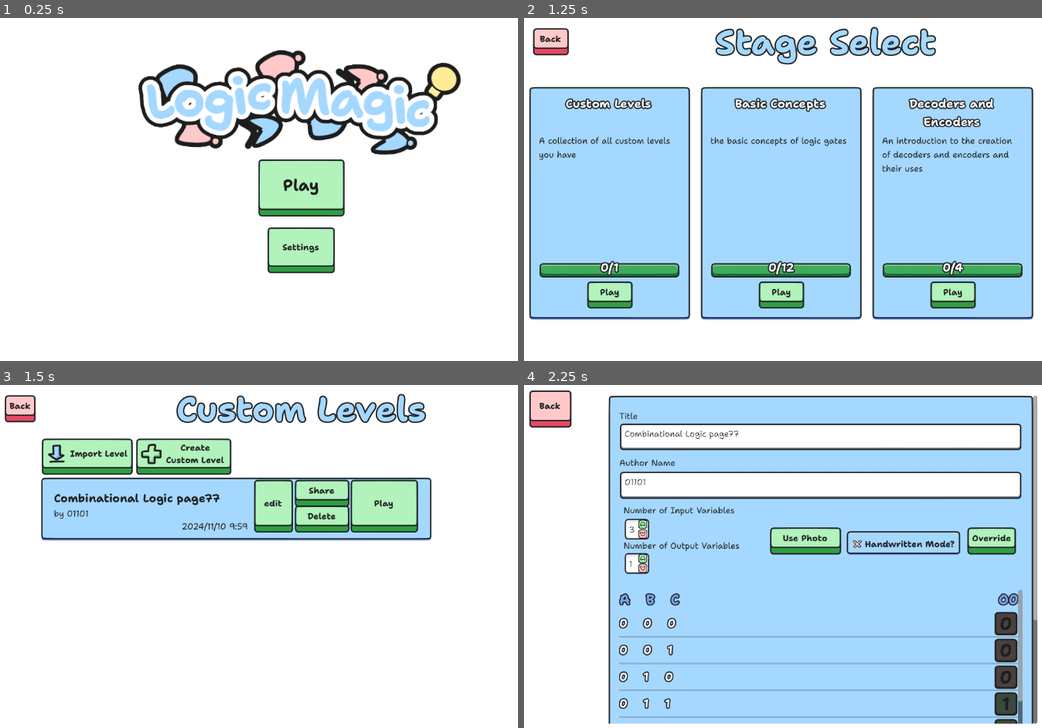
Above: before the commit, frames 1-4 (two rows, left to right).
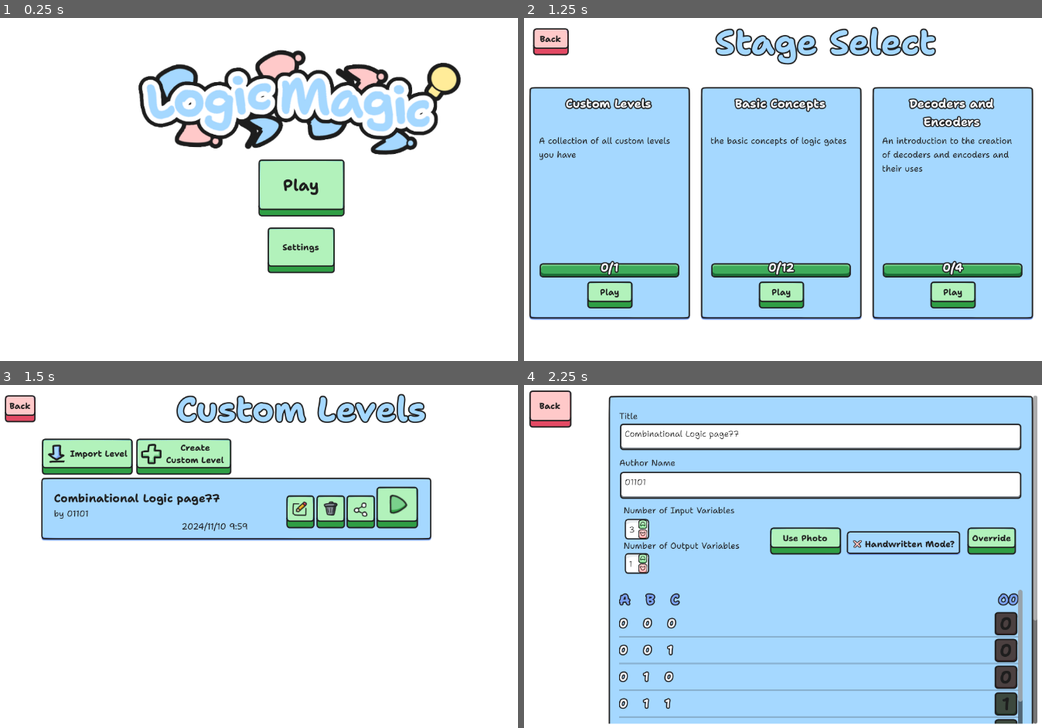
Above: after the commit, the same moments.

Repository: sininen-blue/logic-gate-tesseract
Game: Godot game, scene res://ui/title_page.tscn
Same seed, same stepped clock (60 frames per second), same inputs: the game is played once before the commit and once after it.
Inputs (mouse positions are in pixels of both pictures, inside the frame that each line leads up to; where the layout moved, square brackets give the same spot in the first picture):
- Up to frame 1 (0.25 s): no input
- Up to frame 2 (1.25 s): click "Play" at 0.5 s
- Up to frame 3 (1.5 s): click "Play" at 1.25 s
- Up to frame 4 (2.25 s): click (824, 511) [798, 505] at 2 s

Frames 1-2 are identical in both runs. In frame 3, 3.9% of the frame differs, in the area x 48-81%, y 27-44%; in frame 4, nothing differs.

Commit message:
updated cutom level select with icons

Diff:
--- a/ui/TutorialDemos/and_or_demo.tscn
+++ b/ui/TutorialDemos/and_or_demo.tscn
@@ -4,6 +4,106 @@
 [ext_resource type="PackedScene" uid="uid://psym6w7moids" path="res://simulation/gate.tscn" id="1_d1cdd"]
 [ext_resource type="Theme" uid="uid://c037ts28mkfoy" path="res://ui/themes/Bold.tres" id="3_0lprm"]
 [ext_resource type="Theme" uid="uid://dh7cgp4wswxi3" path="res://ui/themes/lessBold.tres" id="4_vj6ry"]
+
+[sub_resource type="Animation" id="Animation_y7jyf"]
+length = 0.001
+loop_mode = 1
+tracks/0/type = "value"
+tracks/0/imported = false
+tracks/0/enabled = true
+tracks/0/path = NodePath("AndGate/Input:value")
+tracks/0/interp = 1
+tracks/0/loop_wrap = true
+tracks/0/keys = {
+"times": PackedFloat32Array(0),
+"transitions": PackedFloat32Array(1),
+"update": 1,
+"values": [2]
+}
+tracks/1/type = "value"
+tracks/1/imported = false
+tracks/1/enabled = true
+tracks/1/path = NodePath("AndGate/Input2:value")
+tracks/1/interp = 1
+tracks/1/loop_wrap = true
+tracks/1/keys = {
+"times": PackedFloat32Array(0),
+"transitions": PackedFloat32Array(1),
+"update": 1,
+"values": [2]
+}
+tracks/2/type = "value"
+tracks/2/imported = false
+tracks/2/enabled = true
+tracks/2/path = NodePath("AndGate/And:value")
+tracks/2/interp = 1
+tracks/2/loop_wrap = true
+tracks/2/keys = {
+"times": PackedFloat32Array(0),
+"transitions": PackedFloat32Array(1),
+"update": 1,
+"values": [2]
+}
+tracks/3/type = "value"
+tracks/3/imported = false
+tracks/3/enabled = true
+tracks/3/path = NodePath("AndGate/Output:value")
+tracks/3/interp = 1
+tracks/3/loop_wrap = true
+tracks/3/keys = {
+"times": PackedFloat32Array(0),
+"transitions": PackedFloat32Array(1),
+"update": 1,
+"values": [2]
+}
+tracks/4/type = "value"
+tracks/4/imported = false
+tracks/4/enabled = true
+tracks/4/path = NodePath("OrGate/Or:value")
+tracks/4/interp = 1
+tracks/4/loop_wrap = true
+tracks/4/keys = {
+"times": PackedFloat32Array(0),
+"transitions": PackedFloat32Array(1),
+"update": 1,
+"values": [2]
+}
+tracks/5/type = "value"
+tracks/5/imported = false
+tracks/5/enabled = true
+tracks/5/path = NodePath("OrGate/Input:value")
+tracks/5/interp = 1
+tracks/5/loop_wrap = true
+tracks/5/keys = {
+"times": PackedFloat32Array(0),
+"transitions": PackedFloat32Array(1),
+"update": 1,
+"values": [2]
+}
+tracks/6/type = "value"
+tracks/6/imported = false
+tracks/6/enabled = true
+tracks/6/path = NodePath("OrGate/Input2:value")
+tracks/6/interp = 1
+tracks/6/loop_wrap = true
+tracks/6/keys = {
+"times": PackedFloat32Array(0),
+"transitions": PackedFloat32Array(1),
+"update": 1,
+"values": [2]
+}
+tracks/7/type = "value"
+tracks/7/imported = false
+tracks/7/enabled = true
+tracks/7/path = NodePath("OrGate/Output:value")
+tracks/7/interp = 1
+tracks/7/loop_wrap = true
+tracks/7/keys = {
+"times": PackedFloat32Array(0),
+"transitions": PackedFloat32Array(1),
+"update": 1,
+"values": [2]
+}
 
 [sub_resource type="Animation" id="Animation_814bu"]
 resource_name = "demo"
@@ -105,106 +205,6 @@
 "transitions": PackedFloat32Array(1, 1, 1),
 "update": 1,
 "values": [0, 1, 1]
-}
-
-[sub_resource type="Animation" id="Animation_y7jyf"]
-length = 0.001
-loop_mode = 1
-tracks/0/type = "value"
-tracks/0/imported = false
-tracks/0/enabled = true
-tracks/0/path = NodePath("AndGate/Input:value")
-tracks/0/interp = 1
-tracks/0/loop_wrap = true
-tracks/0/keys = {
-"times": PackedFloat32Array(0),
-"transitions": PackedFloat32Array(1),
-"update": 1,
-"values": [2]
-}
-tracks/1/type = "value"
-tracks/1/imported = false
-tracks/1/enabled = true
-tracks/1/path = NodePath("AndGate/Input2:value")
-tracks/1/interp = 1
-tracks/1/loop_wrap = true
-tracks/1/keys = {
-"times": PackedFloat32Array(0),
-"transitions": PackedFloat32Array(1),
-"update": 1,
-"values": [2]
-}
-tracks/2/type = "value"
-tracks/2/imported = false
-tracks/2/enabled = true
-tracks/2/path = NodePath("AndGate/And:value")
-tracks/2/interp = 1
-tracks/2/loop_wrap = true
-tracks/2/keys = {
-"times": PackedFloat32Array(0),
-"transitions": PackedFloat32Array(1),
-"update": 1,
-"values": [2]
-}
-tracks/3/type = "value"
-tracks/3/imported = false
-tracks/3/enabled = true
-tracks/3/path = NodePath("AndGate/Output:value")
-tracks/3/interp = 1
-tracks/3/loop_wrap = true
-tracks/3/keys = {
-"times": PackedFloat32Array(0),
-"transitions": PackedFloat32Array(1),
-"update": 1,
-"values": [2]
-}
-tracks/4/type = "value"
-tracks/4/imported = false
-tracks/4/enabled = true
-tracks/4/path = NodePath("OrGate/Or:value")
-tracks/4/interp = 1
-tracks/4/loop_wrap = true
-tracks/4/keys = {
-"times": PackedFloat32Array(0),
-"transitions": PackedFloat32Array(1),
-"update": 1,
-"values": [2]
-}
-tracks/5/type = "value"
-tracks/5/imported = false
-tracks/5/enabled = true
-tracks/5/path = NodePath("OrGate/Input:value")
-tracks/5/interp = 1
-tracks/5/loop_wrap = true
-tracks/5/keys = {
-"times": PackedFloat32Array(0),
-"transitions": PackedFloat32Array(1),
-"update": 1,
-"values": [2]
-}
-tracks/6/type = "value"
-tracks/6/imported = false
-tracks/6/enabled = true
-tracks/6/path = NodePath("OrGate/Input2:value")
-tracks/6/interp = 1
-tracks/6/loop_wrap = true
-tracks/6/keys = {
-"times": PackedFloat32Array(0),
-"transitions": PackedFloat32Array(1),
-"update": 1,
-"values": [2]
-}
-tracks/7/type = "value"
-tracks/7/imported = false
-tracks/7/enabled = true
-tracks/7/path = NodePath("OrGate/Output:value")
-tracks/7/interp = 1
-tracks/7/loop_wrap = true
-tracks/7/keys = {
-"times": PackedFloat32Array(0),
-"transitions": PackedFloat32Array(1),
-"update": 1,
-"values": [2]
 }
 
 [sub_resource type="AnimationLibrary" id="AnimationLibrary_hrbh6"]
--- a/ui/custom_levels/custom_stage_panel.tscn
+++ b/ui/custom_levels/custom_stage_panel.tscn
@@ -1,7 +1,11 @@
-[gd_scene load_steps=3 format=3 uid="uid://le7ov2wv1ds0"]
+[gd_scene load_steps=7 format=3 uid="uid://le7ov2wv1ds0"]
 
 [ext_resource type="Script" path="res://ui/custom_levels/custom_stage_panel.gd" id="1_13h3g"]
 [ext_resource type="FontFile" uid="uid://d3ya2ni4d4nbf" path="res://assets/UI/font/Static/Shantell_Sans-Normal-Bold.otf" id="3_1uq0p"]
+[ext_resource type="Texture2D" uid="uid://dcaepi8xstsoo" path="res://assets/UI/icons/edit.png" id="3_qp8u6"]
+[ext_resource type="Texture2D" uid="uid://bb7i5b8y202hv" path="res://assets/UI/icons/play.png" id="4_ig3jc"]
+[ext_resource type="Texture2D" uid="uid://cermd6etki4u7" path="res://assets/UI/icons/share.png" id="5_cbikw"]
+[ext_resource type="Texture2D" uid="uid://35h1fdqv3232" path="res://assets/UI/icons/trash.png" id="6_whibi"]
 
 [node name="CustomStagePanel" type="Panel"]
 custom_minimum_size = Vector2(728, 123)
@@ -45,11 +49,13 @@
 
 [node name="EditButton" type="Button" parent="."]
 layout_mode = 0
-offset_left = 396.0
-offset_top = 3.0
-offset_right = 471.0
-offset_bottom = 104.0
-text = "edit"
+offset_left = 456.0
+offset_top = 32.0
+offset_right = 511.0
+offset_bottom = 96.0
+icon = ExtResource("3_qp8u6")
+icon_alignment = 1
+expand_icon = true
 
 [node name="PlayButton" type="Button" parent="."]
 layout_mode = 1
@@ -58,13 +64,15 @@
 anchor_top = 0.5
 anchor_right = 1.0
 anchor_bottom = 0.5
-offset_left = -152.0
-offset_top = -58.5
+offset_left = -104.0
+offset_top = -45.5
 offset_right = -24.0
-offset_bottom = 42.5
+offset_bottom = 34.5
 grow_horizontal = 0
 grow_vertical = 2
-text = "Play"
+icon = ExtResource("4_ig3jc")
+icon_alignment = 1
+expand_icon = true
 
 [node name="ShareButton" type="Button" parent="."]
 layout_mode = 1
@@ -73,13 +81,15 @@
 anchor_top = 0.5
 anchor_right = 1.0
 anchor_bottom = 0.5
-offset_left = -256.0
-offset_top = -58.5
-offset_right = -152.0
-offset_bottom = -5.5
+offset_left = -160.0
+offset_top = -29.5
+offset_right = -104.0
+offset_bottom = 34.5
 grow_horizontal = 0
 grow_vertical = 2
-text = "Share"
+icon = ExtResource("5_cbikw")
+icon_alignment = 1
+expand_icon = true
 
 [node name="DeleteButton" type="Button" parent="."]
 layout_mode = 1
@@ -88,13 +98,15 @@
 anchor_top = 0.5
 anchor_right = 1.0
 anchor_bottom = 0.5
-offset_left = -256.0
-offset_top = -10.5
-offset_right = -152.0
-offset_bottom = 42.5
+offset_left = -216.0
+offset_top = -29.5
+offset_right = -160.0
+offset_bottom = 34.5
 grow_horizontal = 0
 grow_vertical = 2
-text = "Delete"
+icon = ExtResource("6_whibi")
+icon_alignment = 1
+expand_icon = true
 
 [node name="ConfirmationDialog" type="ConfirmationDialog" parent="."]
 initial_position = 2
Binary file added: assets/UI/icons/edit.png
Not shown, added: assets/UI/icons/edit.png.import
Binary file added: assets/UI/icons/play.png
Not shown, added: assets/UI/icons/play.png.import
Binary file added: assets/UI/icons/share.png
Not shown, added: assets/UI/icons/share.png.import
Binary file added: assets/UI/icons/trash.png
Not shown, added: assets/UI/icons/trash.png.import
